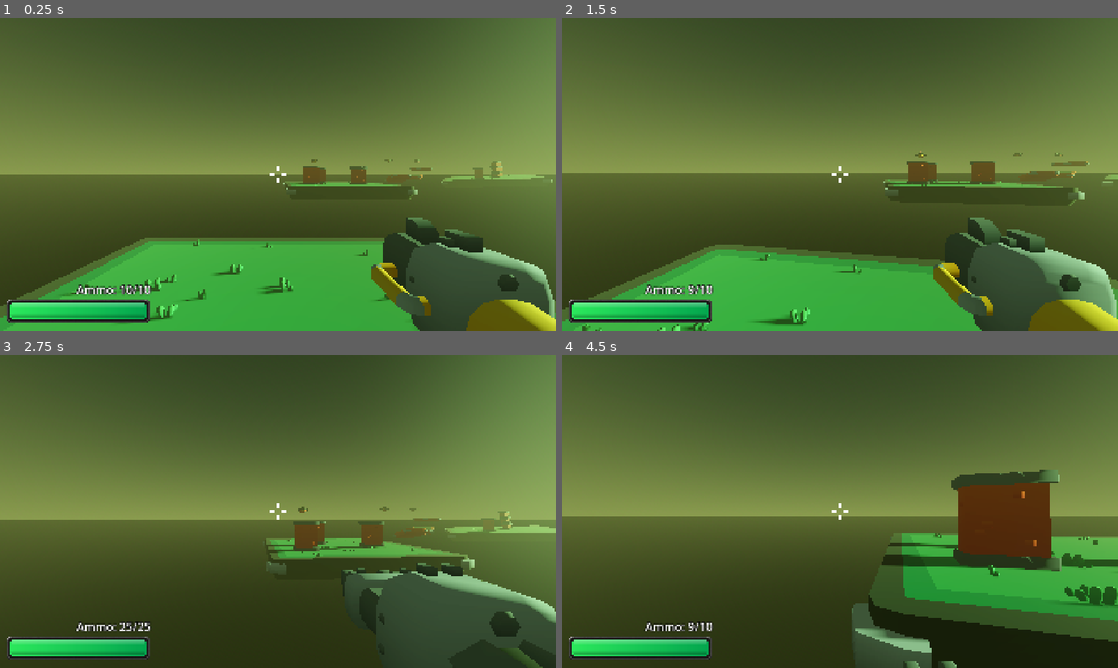
Above: before the commit, frames 1-4 (two rows, left to right).
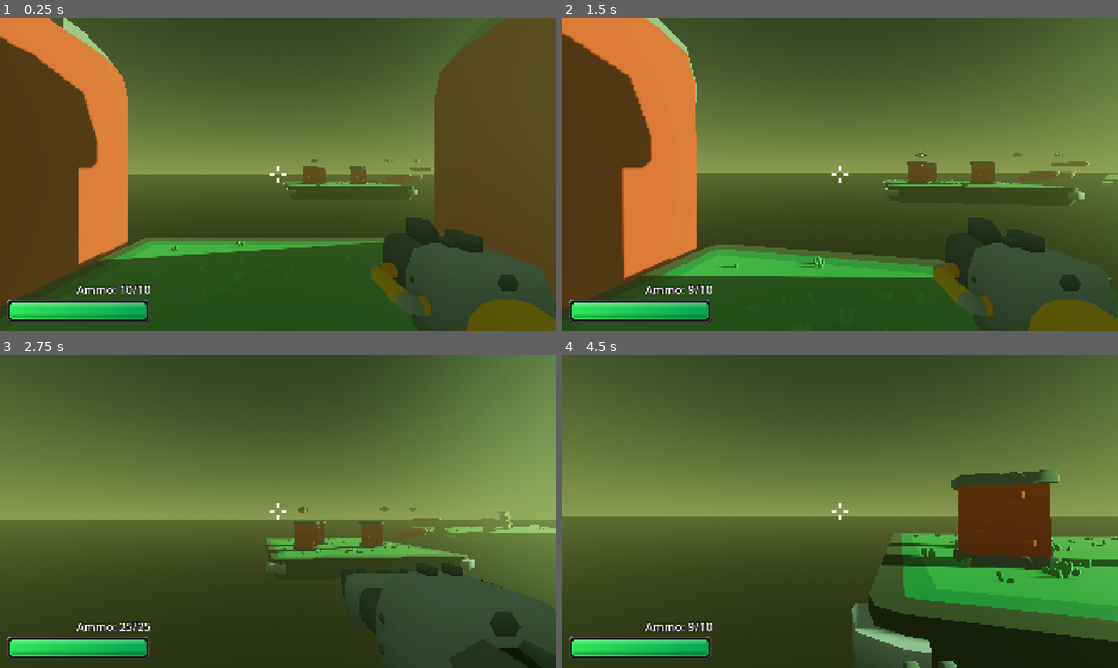
Above: after the commit, the same moments.

Repository: Stone-keep/3d_first_person_shooter
Game: Godot game, scene res://scenes/game.tscn
The game is run twice, just before and just after one commit, with the same random seed, the same clock (stepped at 60 frames per second) and the same inputs. Sound files missing from this copy of the repository are replaced by a short silence.
Inputs (mouse positions are in pixels of both pictures, inside the frame that each line leads up to):
- Up to frame 1 (0.25 s): no input
- Up to frame 2 (1.5 s): move the mouse to (867, 174) at 0.52 s; press the mouse at (867, 174) at 0.53 s; hold W (forward) from 0.53 s (still down); tap Space (jump) at 0.77 s; move the mouse to (812, 174) at 1.27 s; release the mouse at (812, 174) at 1.28 s; tap Shift (run) at 1.35 s
- Up to frame 3 (2.75 s): keep holding W (forward); tap Space (jump) at 1.52 s; move the mouse to (289, 505) at 2.02 s; tap E (toggle_weapon) at 2.1 s
- Up to frame 4 (4.5 s): keep holding W (forward); move the mouse to (834, 517) at 2.77 s; click (834, 517) at 2.85 s; tap Space (jump) at 3.02, 3.77 s; move the mouse to (878, 514) at 3.52 s; hold Shift (run) 3.53-4.28 s; move the mouse to (795, 508) at 4.27 s; tap E (toggle_weapon) at 4.35 s

The runs differ from the first frame. In frame 1, 45% of the frame differs, in the area x 0-100%, y 0-100%; in frame 2, 31%; in frame 3, 1.5%; in frame 4, 1.2%.

Commit message:
Improve level layout

Diff:
--- a/scenes/game.tscn
+++ b/scenes/game.tscn
@@ -53,6 +53,7 @@
 
 [node name="Game" type="Node3D" unique_id=1158255392]
 script = ExtResource("1_lbhrr")
+half_day_time = 150.0
 
 [node name="HUD" parent="." unique_id=429791386 instance=ExtResource("1_lnu2h")]
 
@@ -96,9 +97,24 @@
 transform = Transform3D(1, 0, 0, 0, 1, 0, 0, 0, 1, 39.93774, 8.0412855, 59.890404)
 
 [node name="Enemy9" parent="Characters" unique_id=1526879963 instance=ExtResource("2_yqjtg")]
-transform = Transform3D(0.9803022, 0, -0.19750336, 0, 1, 0, 0.19750336, 0, 0.9803022, 11.810993, 4.674492, 67.38312)
+transform = Transform3D(0.30368388, 0, -0.9527729, 0, 1, 0, 0.9527729, 0, 0.30368388, 11.810993, 9.71456, 59.022125)
+
+[node name="Enemy10" parent="Characters" unique_id=397139771 instance=ExtResource("2_yqjtg")]
+transform = Transform3D(-0.9988442, 0, -0.048065405, 0, 1, 0, 0.048065405, 0, -0.9988442, -12.4305, 5.5466013, 50.95417)
+
+[node name="PlatformSmall" parent="Characters" unique_id=1491854640 instance=ExtResource("7_0tnpc")]
+transform = Transform3D(-3.715468e-07, -8.5, 0, 8.5, -3.715468e-07, 0, 0, 0, 8.5, -8.005358, 0, 2.7463026)
+
+[node name="PlatformSmall2" parent="Characters" unique_id=1748684640 instance=ExtResource("7_0tnpc")]
+transform = Transform3D(1.6240827e-14, 3.715468e-07, 8.5, 8.5, -3.715468e-07, 0, 3.715468e-07, 8.5, -3.715468e-07, -0.15437698, 0, 10.166223)
+
+[node name="PlatformSmall3" parent="Characters" unique_id=1568771089 instance=ExtResource("7_0tnpc")]
+transform = Transform3D(3.715468e-07, 8.5, -1.2834644e-06, 8.5, -3.715468e-07, 0, -5.6102008e-14, -1.2834644e-06, -8.5, 7.9958954, 0, 3.2471504)
 
 [node name="Level" type="Node3D" parent="." unique_id=198287855]
+
+[node name="WallLow8" parent="Level" unique_id=995416494 instance=ExtResource("8_vtaks")]
+transform = Transform3D(1.7512506, -0.8954164, -0.3624266, 0.91633016, 1.7773588, 0.036551937, 0.30571645, -0.198057, 1.966548, 62.045834, 1.7424443, 9.044966)
 
 [node name="PlatformLarge" parent="Level" unique_id=2059513620 instance=ExtResource("4_lbhrr")]
 transform = Transform3D(3, 0, 0, 0, 3, 0, 0, 0, 3, 0.14341903, -2.7886484, 2.142932)
@@ -115,7 +131,7 @@
 [node name="WallHigh3" parent="Level" unique_id=808098872 instance=ExtResource("6_gee14")]
 transform = Transform3D(1, 0, 0, 0, 1, 0, 0, 0, 1, 4.2730284, 1.2581778, -15.252495)
 
-[node name="PlatformSmall" parent="Level" unique_id=1491854640 instance=ExtResource("7_0tnpc")]
+[node name="PlatformSmall" parent="Level" unique_id=778600220 instance=ExtResource("7_0tnpc")]
 transform = Transform3D(1, 0, 0, 0, 0.9540052, 0.29979014, 0, -0.29979014, 0.9540052, 14.717811, 1.4714003, -18.957207)
 
 [node name="PlatformSmall2" parent="Level" unique_id=1051559332 instance=ExtResource("7_0tnpc")]
@@ -127,7 +143,7 @@
 [node name="PlatformLarge3" parent="Level" unique_id=1235623559 instance=ExtResource("4_lbhrr")]
 transform = Transform3D(1.3563185, -0.14072424, 1.463078, 0.094083786, 1.9950418, 0.10467192, -1.4668158, -0.0021582618, 1.3595759, 32.055504, 0.7426009, -25.209774)
 
-[node name="WallLow" parent="Level" unique_id=995416494 instance=ExtResource("8_vtaks")]
+[node name="WallLow" parent="Level" unique_id=1973797121 instance=ExtResource("8_vtaks")]
 transform = Transform3D(0.8912719, -0.06557299, 0.44870323, 0.047041893, 0.9975209, 0.05233596, -0.45102268, -0.02553772, 0.89214706, 33.564056, 1.7426009, -25.1173)
 
 [node name="WallLow2" parent="Level" unique_id=395114239 instance=ExtResource("8_vtaks")]
@@ -201,3 +217,96 @@
 
 [node name="PlatformLarge6" parent="Level" unique_id=711318068 instance=ExtResource("4_lbhrr")]
 transform = Transform3D(2.8751748, -0.6224829, 0.5881154, 0.7178646, 2.8753016, -0.4661682, -0.46694246, 0.58750075, 2.9046185, 10.447134, -0.31145954, 58.473686)
+
+[node name="WallHigh12" parent="Level" unique_id=1991363156 instance=ExtResource("6_gee14")]
+transform = Transform3D(1.3771118, 0.081880674, 0.7852616, 0.057668116, 1.4603143, -0.45049253, -0.5918078, 0.3328317, 1.7833725, 65.87642, 1.7551694, 8.694904)
+
+[node name="WallLow9" parent="Level" unique_id=713791551 instance=ExtResource("8_vtaks")]
+transform = Transform3D(4, 0, 0, 0, 1.9269154, 0.53572124, 0, -0.53572124, 1.9269154, -2.5094733, -0.88505507, 63.459213)
+
+[node name="WallLow10" parent="Level" unique_id=2065290044 instance=ExtResource("8_vtaks")]
+transform = Transform3D(3.8305056, 0.45670873, -0.35103235, -0.75623745, 1.9162571, 0.4300982, 0.8690978, -0.34550735, 1.9214035, -13.867013, -0.88505507, 63.459213)
+
+[node name="WallLow11" parent="Level" unique_id=1287621840 instance=ExtResource("8_vtaks")]
+transform = Transform3D(3.8158312, -0.34182322, -0.49296522, 0.893378, -0.28749502, 1.9281633, -0.80081624, -1.9494879, -0.19791377, -23.11285, -0.88505507, 63.459213)
+
+[node name="PlatformSmallRotating4" parent="Level" unique_id=1986032147 instance=ExtResource("5_0tnpc")]
+transform = Transform3D(1, 0, 0, 0, 1, 0, 0, 0, 1, -11.230128, 0, 71.26254)
+
+[node name="PlatformSmallRotating5" parent="Level" unique_id=2033663823 instance=ExtResource("5_0tnpc")]
+transform = Transform3D(0.91197705, 0.41024137, 0, -0.41024137, 0.91197705, 0, 0, 0, 1, -10.857829, 0.331604, 76.87076)
+
+[node name="PlatformSmall8" parent="Level" unique_id=1777119466 instance=ExtResource("7_0tnpc")]
+transform = Transform3D(0.6, 0, 0, 0, 0.6, 0, 0, 0, 0.6, -10.719634, 1.5744255, 81.67723)
+
+[node name="PlatformLarge7" parent="Level" unique_id=451290235 instance=ExtResource("4_lbhrr")]
+transform = Transform3D(1.8718725, 0.44131482, -1.5972898, -0.5387224, 2.440886, 0.043059796, 1.5671225, 0.31195733, 1.9227091, -38.008465, -2.0847511, 58.482452)
+
+[node name="WallHigh13" parent="Level" unique_id=25806826 instance=ExtResource("6_gee14")]
+transform = Transform3D(0.88755304, 0.14916253, 4.1865397e-10, -0.14667332, 0.87274164, -0.16373394, -0.027136635, 0.16146952, 0.88498086, -34.416023, -1.4777915, 58.345036)
+
+[node name="WallHigh14" parent="Level" unique_id=1874644269 instance=ExtResource("6_gee14")]
+transform = Transform3D(1.2867942, 0.39121172, -0.66416407, -0.34763747, 1.4480861, 0.1794291, 0.6879743, 0, 1.3329258, -40.3977, -0.7531209, 60.933987)
+
+[node name="WallLow12" parent="Level" unique_id=2067146396 instance=ExtResource("8_vtaks")]
+transform = Transform3D(-0.14267959, -0.06285485, -1.3912913, -0.5644045, 1.2811899, 0, 1.2732204, 0.56089365, -0.15591085, -38.549816, -0.29174978, 52.85026)
+
+[node name="WallLow13" parent="Level" unique_id=1664950857 instance=ExtResource("8_vtaks")]
+transform = Transform3D(0.22395156, 0.09865771, -1.3784456, -0.5644045, 1.2811899, -5.182964e-09, 1.2614647, 0.5557149, 0.24471943, -38.549816, 1.3922782, 48.53827)
+
+[node name="PlatformSmallRotating6" parent="Level" unique_id=647471782 instance=ExtResource("5_0tnpc")]
+transform = Transform3D(1.5, 0, 0, 0, 1.5, 0, 0, 0, 1.5, -39.973415, 3.0401025, 44.186447)
+
+[node name="PlatformSmallRotating7" parent="Level" unique_id=851595435 instance=ExtResource("5_0tnpc")]
+transform = Transform3D(-1.3069106, -0.7029866, 0.21861956, 0.73619604, -1.2479565, 0.38809785, 3.0369748e-08, 0.44543737, 1.4323357, -39.973415, 3.0401025, 32.560184)
+
+[node name="PlatformSmall9" parent="Level" unique_id=1458558501 instance=ExtResource("7_0tnpc")]
+transform = Transform3D(0.96920514, 0.22851136, -0.091782235, -0.24625479, 0.89937085, -0.36123487, 0, 0.3727125, 0.92794687, -41.15115, 3.36933, 38.308235)
+
+[node name="PlatformSmall10" parent="Level" unique_id=1383969150 instance=ExtResource("7_0tnpc")]
+transform = Transform3D(0.5304309, -0.088350065, -0.84311163, 0.20410766, 0.9786068, 0.02586257, 0.8227898, -0.18580385, 0.53711617, -41.15115, 3.36933, 27.427578)
+
+[node name="PlatformLarge8" parent="Level" unique_id=781601880 instance=ExtResource("4_lbhrr")]
+transform = Transform3D(2.9939046, 0, 0.19114101, 0, 3, 0, -0.19114101, 0, 2.9939046, -45.18839, -2.6590896, 15.225683)
+
+[node name="WallLow14" parent="Level" unique_id=1321271303 instance=ExtResource("8_vtaks")]
+transform = Transform3D(-8.742278e-08, -1, 0, 2, -4.371139e-08, 0, 0, 0, 1, -47.57401, 0.9686749, 10.502684)
+
+[node name="WallLow15" parent="Level" unique_id=302944489 instance=ExtResource("8_vtaks")]
+transform = Transform3D(0.5565741, -0.9604979, 0, 1.9209958, 0.27828705, 0, 0, 0, 1, -42.17082, 0.16360366, 10.502684)
+
+[node name="WallLow16" parent="Level" unique_id=59410559 instance=ExtResource("8_vtaks")]
+transform = Transform3D(2.6766078, 0.02683269, -0.12857816, -0.34736863, 0.0011513219, -0.99168867, -0.07144643, 0.9996393, 0.0045935083, -44.926685, 3.1509418, 9.992384)
+
+[node name="WallHigh15" parent="Level" unique_id=1022895956 instance=ExtResource("6_gee14")]
+transform = Transform3D(1.6902438, 0, -1.0691472, 0, 2, 0, 1.0691472, 0, 1.6902438, -49.45396, -1.9060977, 18.358156)
+
+[node name="WallHigh16" parent="Level" unique_id=1883184720 instance=ExtResource("6_gee14")]
+transform = Transform3D(0.99782467, 0, 0.06592557, 0, 1, 0, -0.06592557, 0, 0.99782467, -46.908607, -1.1590889, 16.347185)
+
+[node name="WallHigh17" parent="Level" unique_id=1377643806 instance=ExtResource("6_gee14")]
+transform = Transform3D(1.2780033, 0.23813309, 0, -0.23813309, 1.2780033, 0, 0, 0, 1.3, -41.398273, -1.3285104, 15.62341)
+
+[node name="WallLow" parent="." unique_id=918494049 instance=ExtResource("8_vtaks")]
+transform = Transform3D(1, 0, 0, 0, 1, 0, 0, 0, 1, -41.255833, -1.1590896, 20.17385)
+
+[node name="WallLow2" parent="." unique_id=1234949972 instance=ExtResource("8_vtaks")]
+transform = Transform3D(0.8073415, 0, 0.59008443, 0, 1, 0, -0.59008443, 0, 0.8073415, -41.303425, -0.3590889, 20.15742)
+
+[node name="WallLow3" parent="." unique_id=850739969 instance=ExtResource("8_vtaks")]
+transform = Transform3D(0.70235187, 0, -0.71182996, 0, 1, 0, 0.71182996, 0, 0.70235187, -41.365414, 0.44091117, 20.098185)
+
+[node name="WallLow4" parent="." unique_id=1845674151 instance=ExtResource("8_vtaks")]
+transform = Transform3D(1.5704978, 0.46438006, 0.9632696, -0.39585158, 1.8423765, -0.2427968, -0.99339753, 0, 1.6196178, -44.984447, -1.5475028, 19.294031)
+
+[node name="Enemy" parent="." unique_id=1428710742 instance=ExtResource("2_yqjtg")]
+transform = Transform3D(-0.9945036, 0, 0.10470206, 0, 1, 0, -0.10470206, 0, -0.9945036, -42.526962, 4.6229606, 12.574052)
+
+[node name="Enemy2" parent="." unique_id=1156788697 instance=ExtResource("2_yqjtg")]
+transform = Transform3D(-0.66951966, 0, -0.74279433, 0, 1, 0, 0.74279433, 0, -0.66951966, -54.3893, 1.2815671, 13.028919)
+
+[node name="Enemy3" parent="." unique_id=654601256 instance=ExtResource("2_yqjtg")]
+transform = Transform3D(-0.7332078, 0, 0.68000466, 0, 1, 0, -0.68000466, 0, -0.7332078, -32.599934, 2.0545888, 11.137186)
+
+[node name="Enemy4" parent="." unique_id=2057805855 instance=ExtResource("2_yqjtg")]
+transform = Transform3D(0.4897477, 0, -0.8718642, 0, 1, 0, 0.8718642, 0, 0.4897477, -44.673767, 2.691966, 67.60117)
--- a/scenes/level/platform_large.gd
+++ b/scenes/level/platform_large.gd
@@ -8,7 +8,7 @@
 ]
 
 func _ready() -> void:
-	var grass_amount := randi_range(20, 30)
+	var grass_amount := randi_range(40, 60)
 	var aabb := platform.get_aabb()
 
 	var usable_percent := 0.8
@@ -31,4 +31,6 @@
 
 		grass.global_position = platform.to_global(Vector3(local_x, local_y, local_z))
 		grass.rotation.y = randf_range(0.0, TAU)
-		grass.scale = Vector3(0.3, 0.3, 0.3)
+
+		var s := randf_range(0.8, 1.15)
+		grass.scale = Vector3(0.3, 0.3, 0.3) * s
